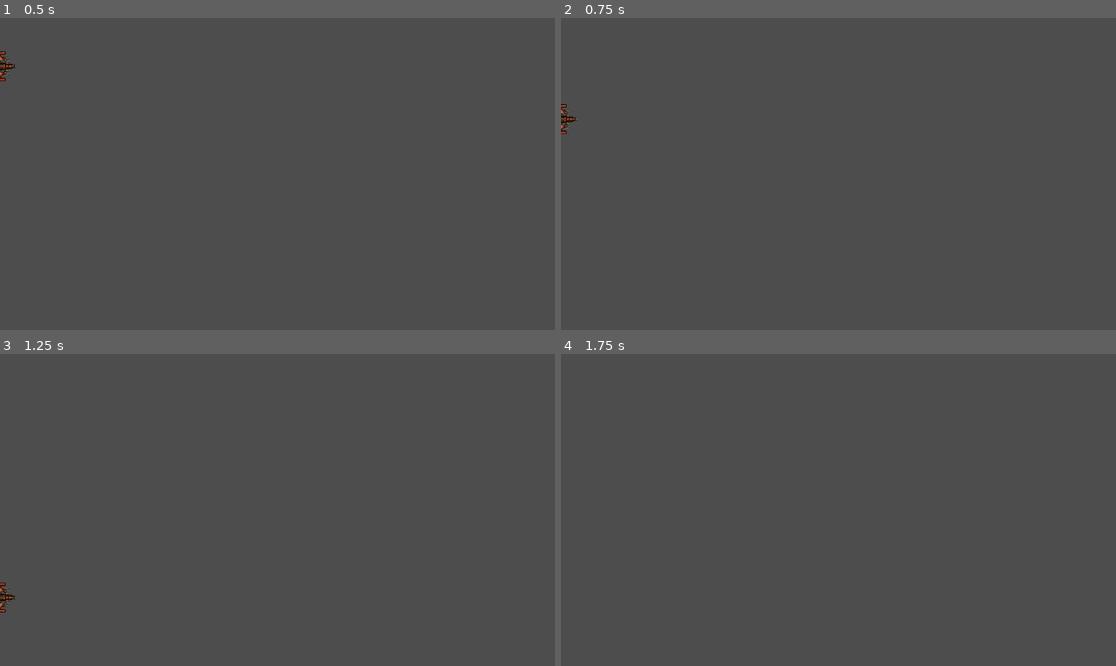
Above: before the commit, frames 1-4 (two rows, left to right).
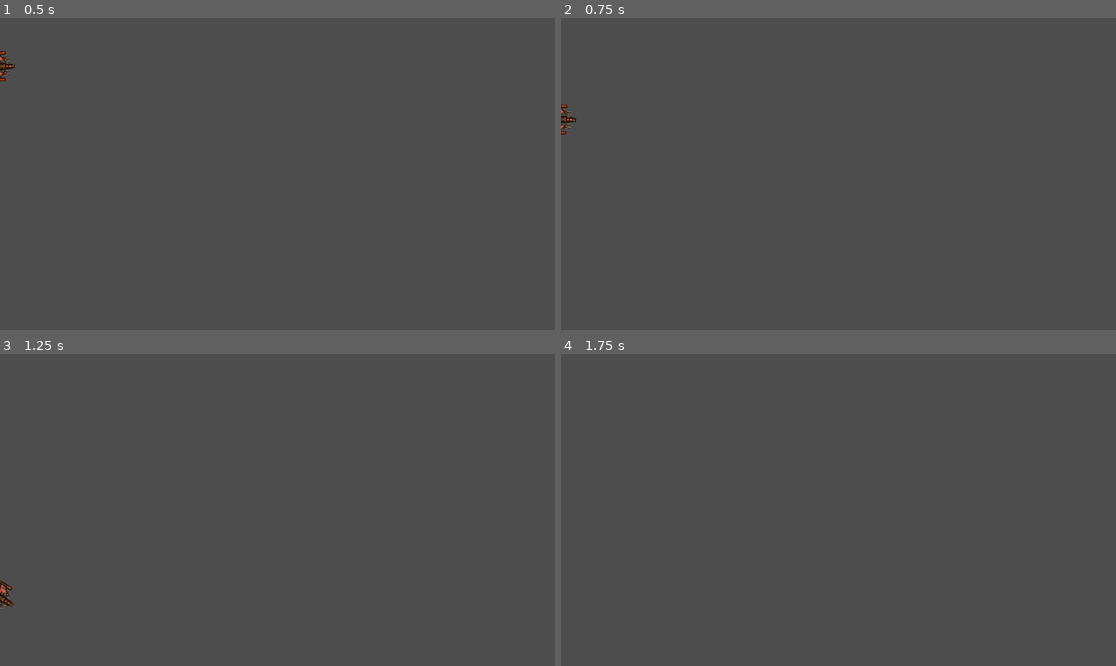
Above: after the commit, the same moments.

Repository: R2Road/book_godot4_game_development_projects
Game: Godot game, scene res://player.tscn
Same seed, same stepped clock (60 frames per second), same inputs: the game is played once before the commit and once after it. The project has no main scene, so this scene is started directly.
Inputs:
- Up to frame 1 (0.5 s): no input
- Up to frame 2 (0.75 s): hold D (rotate_right) from 0.53 s (still down)
- Up to frame 3 (1.25 s): keep holding D (rotate_right)
- Up to frame 4 (1.75 s): release D (rotate_right) at 1.28 s; hold A (rotate_left) from 1.28 s (still down)

Frame 1 is identical in both runs. In frame 2, less than 0.1% of the frame differs, in the area x 0-3%, y 27-38%; in frame 3, 0.1%, in the area x 0-3%, y 72-83%; in frame 4, nothing differs.

Commit message:
fix script : player

Diff:
--- a/chapter_3_space_rock/player.gd
+++ b/chapter_3_space_rock/player.gd
@@ -44,6 +44,7 @@
 			$CollisionShape2D.set_deferred( "disabled", true )
 		DEAD:
 			$CollisionShape2D.set_deferred( "disabled", true )
+	state = new_state
 
 func get_input():
 	thrust = Vector2.ZERO
